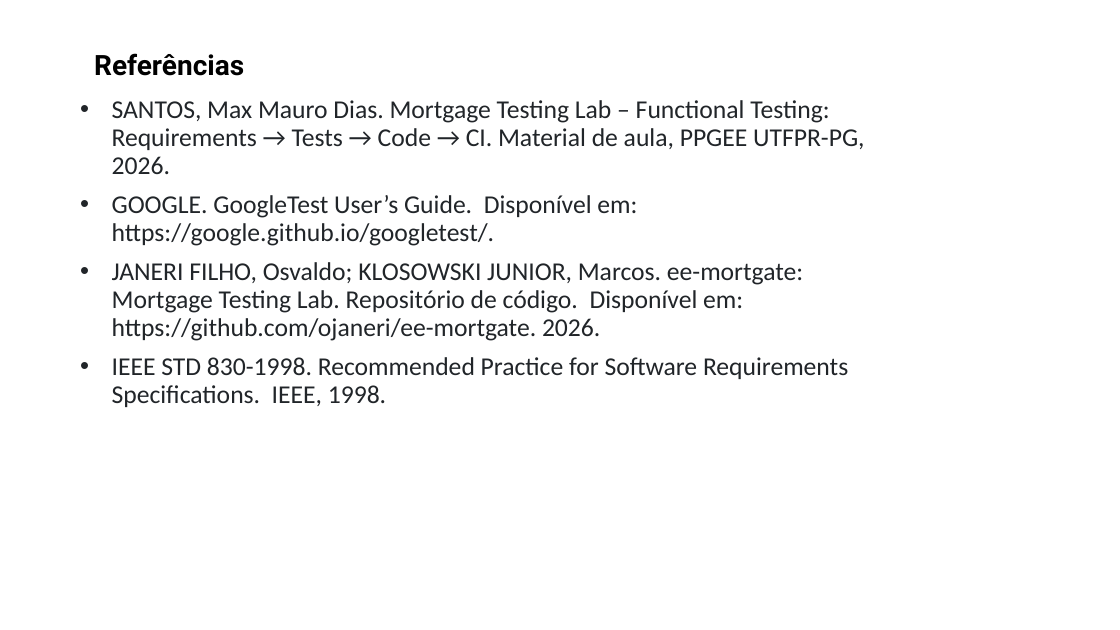
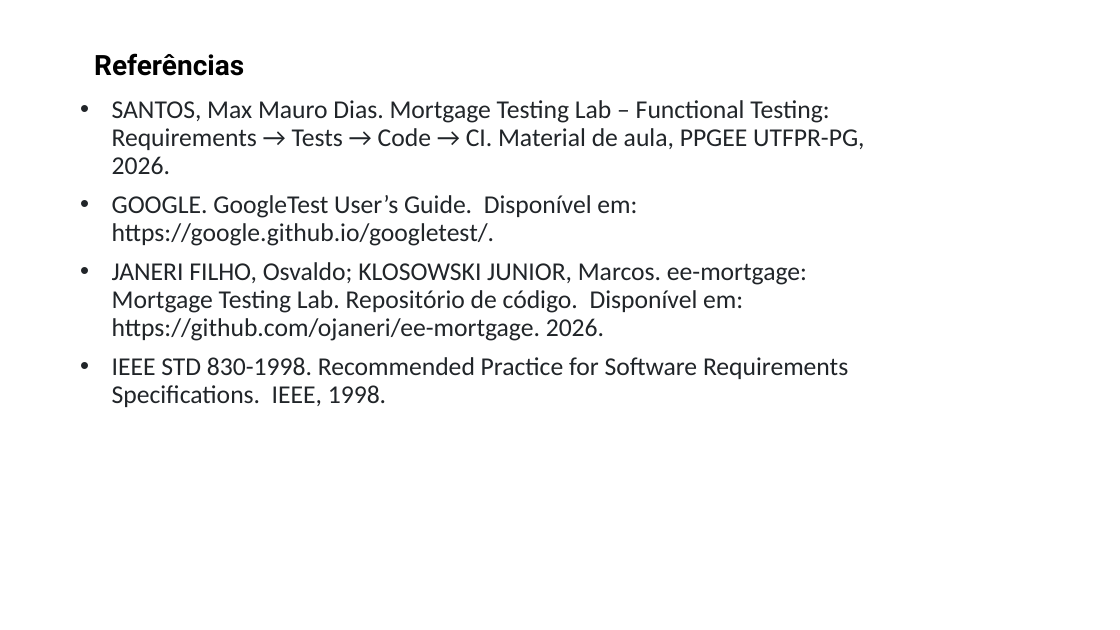
Before and after one commit to ojaneri/ee-mortgage, a slide deck: slide 10 of docs/Apresentacao_FunctionalTesting_Project1_UTFPR.pptx. Drawn at 1120x630 pixels with LibreOffice and Linux fonts; fonts in the diff are those of the drawing; background and template pictures are left out. Boxes give left, top, right and bottom in pixels: in the first picture for what was removed or moved away, otherwise in the second. Text is boxed around its words. In the diff, an @@ line names an element or a change of style, - is before the commit and + after.

Commit message:
docs: fix the repo name in the presentation (ee-mortgate -> ee-mortgage)

```diff
--- a/docs/Apresentacao_FunctionalTesting_Project1_UTFPR.pptx
+++ b/docs/Apresentacao_FunctionalTesting_Project1_UTFPR.pptx
@@ text at <box>112,262,807,341</box>: text changed @@
-• JANERI FILHO, Osvaldo; KLOSOWSKI JUNIOR, Marcos. ee-mortgate: Mortgage Testing Lab. Repositório de código. Disponível em: https://github.com/ojaneri/ee-mortgate. 2026.
+• JANERI FILHO, Osvaldo; KLOSOWSKI JUNIOR, Marcos. ee-mortgage: Mortgage Testing Lab. Repositório de código. Disponível em: https://github.com/ojaneri/ee-mortgage. 2026.
```
Also in this commit, not shown: 1 other slide changed.
